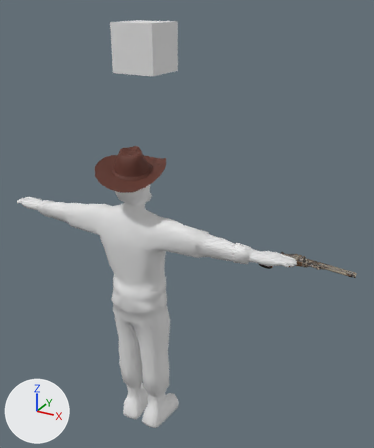
A saved change to the FBX model models/characters/enemy1.fbx.
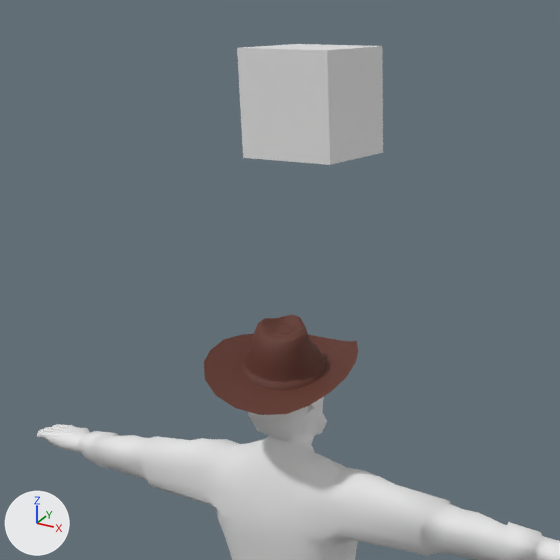
There are two pictures of each version: one whole from a 50 mm camera at (0.1254, -0.1797, 0.2079) aimed at (0.012, 0.0265, 0.1048), one close up on the part from 0% to 70% of the width and 0% to 58% of the height. Arrows for +X, +Y and +Z are at lower left; the lights stay in place. Where no turn or scale is listed for an object, it has been applied to the vertices.

Objects in the first close-up: 'lumberJack', 'ozelcube'.
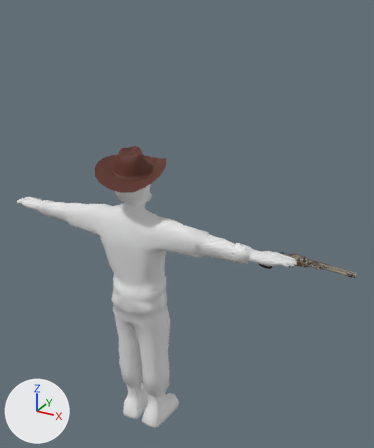
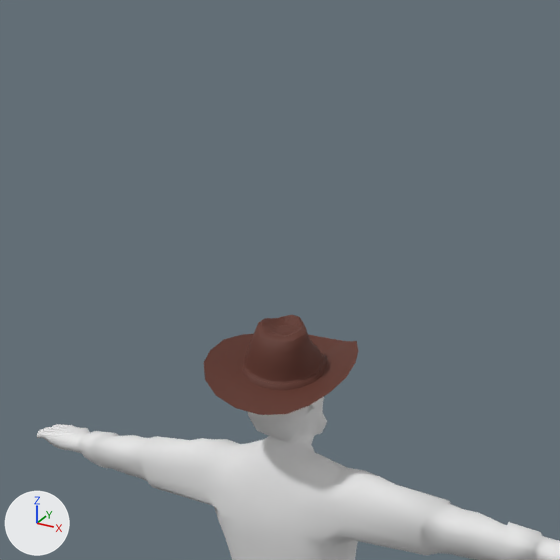
Location of each change, [x1, y1, x2, y2] in pixels of the close-ups (560 x 560 px):
'ozelcube', deleted
    before: [237, 44, 383, 165]

The change in detail:
Object 'ozelcube' (ob_ozelcube) is deleted.
